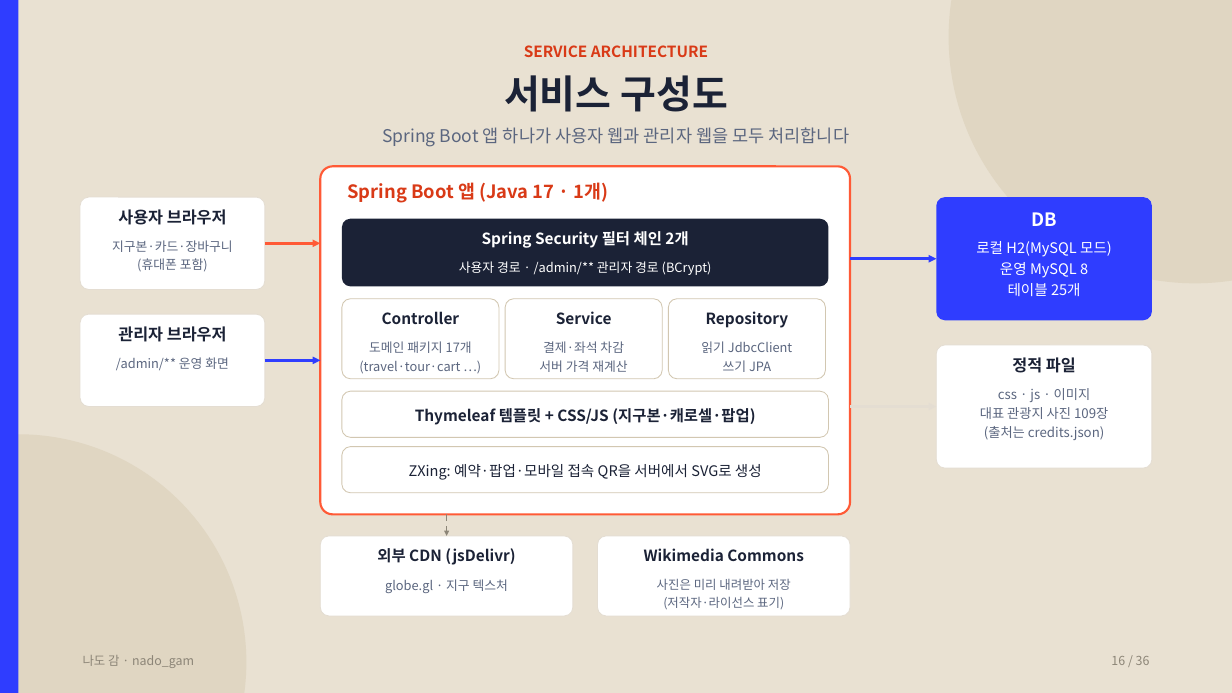
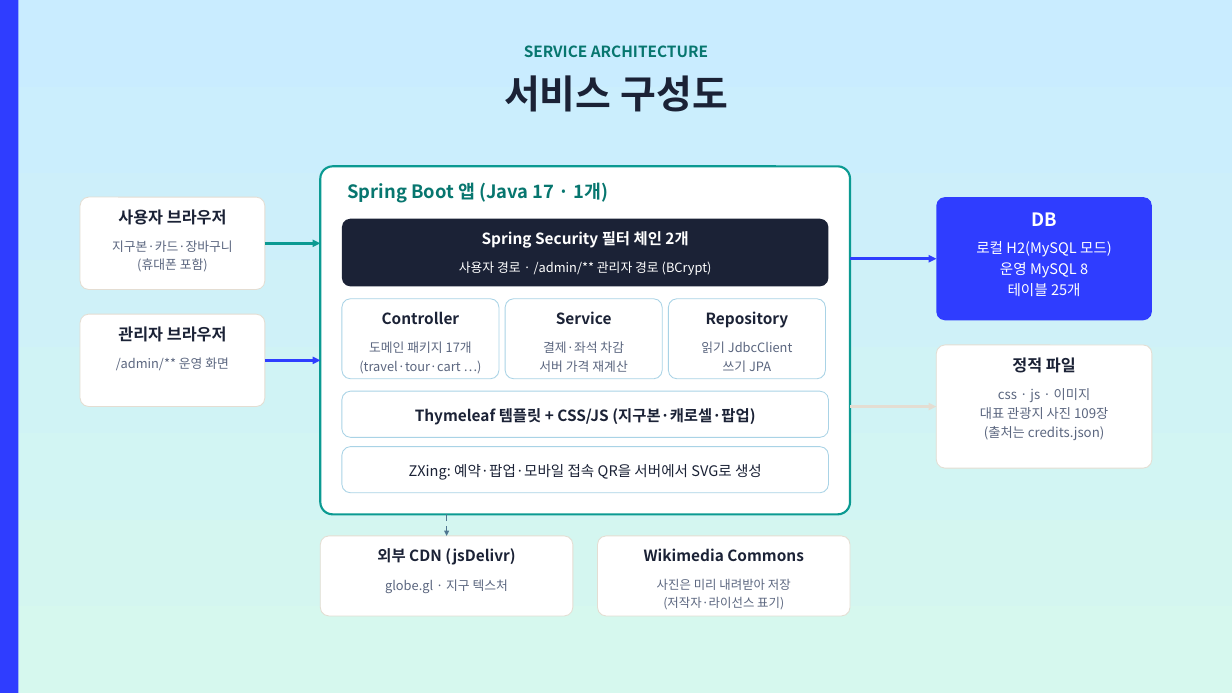
Before and after one commit to ho8566z/nado-gam_word, a slide deck: slide 16 of ppt_output/나도감_발표.pptx. Drawn at 1232x693 pixels with LibreOffice and Linux fonts; fonts in the diff are those of the drawing. Boxes give left, top, right and bottom in pixels: in the first picture for what was removed or moved away, otherwise in the second. Text is boxed around its words. In the diff, an @@ line names an element or a change of style, - is before the commit and + after.

Commit message:
docs(ppt): 사용자가 마무리한 발표 PPT 최종본(32장) 반영
청량 테마와 선정 배경·벤치마킹 수정을 반영하고 사용자가 PowerPoint 에서 직접 다듬은 최종 파일이다.

```diff
--- a/ppt_output/나도감_발표.pptx
+++ b/ppt_output/나도감_발표.pptx
@@ background #E9E1D2 to gradient #C9ECFF to #D6F8EE @@
@@ ellipse removed at bbox=[949, 0, 1232, 283] @@
@@ text "SERVICE ARCHITECTURE" at bbox=[524, 45, 708, 57]: text colour #D93A17 to #07766F @@
@@ text removed at bbox=[382, 127, 849, 147] @@
-Spring Boot 앱 하나가 사용자 웹과 관리자 웹을 모두 처리합니다
@@ rounded rectangle at bbox=[320, 166, 850, 514]: outline #FF5A36 2.5 pt to #0B9A92 2.5 pt @@
@@ text "Spring Boot 앱 (Java 17 ..." at bbox=[347, 182, 609, 203]: text colour #D93A17 to #07766F @@
@@ arrow (265, 243) - (320, 243): stroke #FF5A36 3 pt to #0B9A92 3 pt @@
@@ ellipse removed at bbox=[0, 434, 246, 693] @@
@@ outline #D2C7B1 1 pt to #A9D3E6 1 pt in 5 elements at bbox=[342, 299, 499, 379], bbox=[505, 299, 662, 379], bbox=[668, 299, 825, 379], bbox=[342, 391, 829, 437], bbox=[342, 447, 829, 493] @@
@@ arrow (447, 514) - (447, 536): stroke #8C8577 2 pt dashed to #4F7690 2 pt dashed @@
@@ text removed at bbox=[83, 655, 194, 668] @@
-나도 감 · nado_gam
@@ text removed at bbox=[1111, 656, 1150, 665] @@
-16 / 36
```
Also in this commit, not shown: 29 other slides changed, 2 slides added, 6 slides removed.
